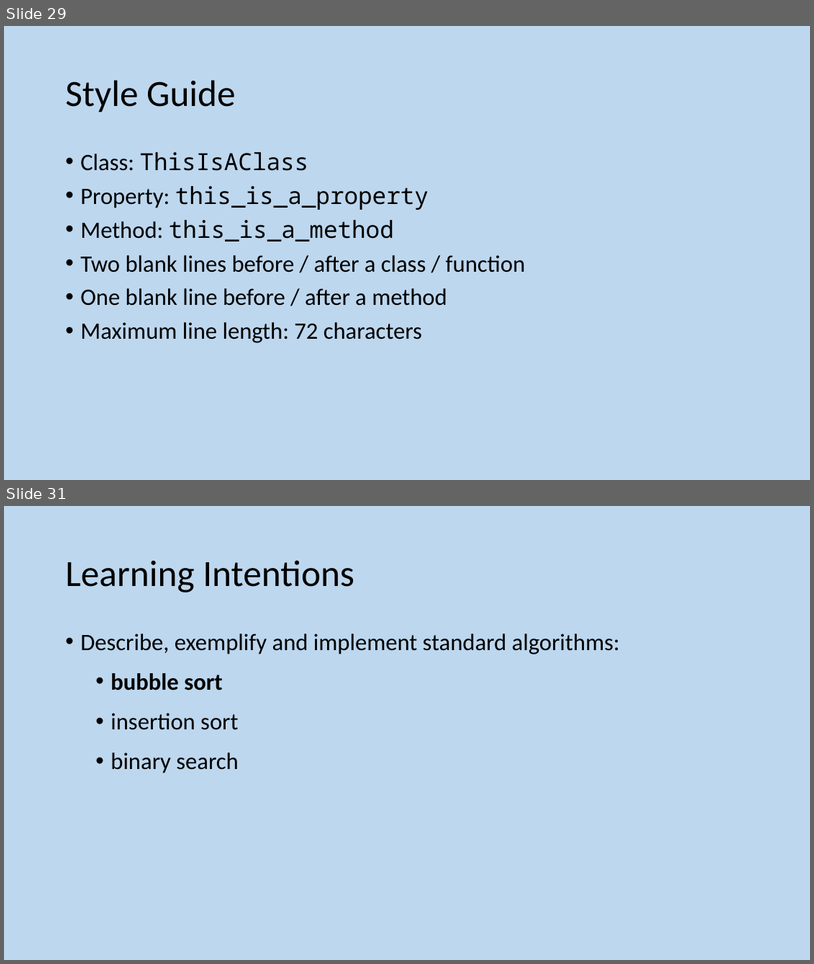
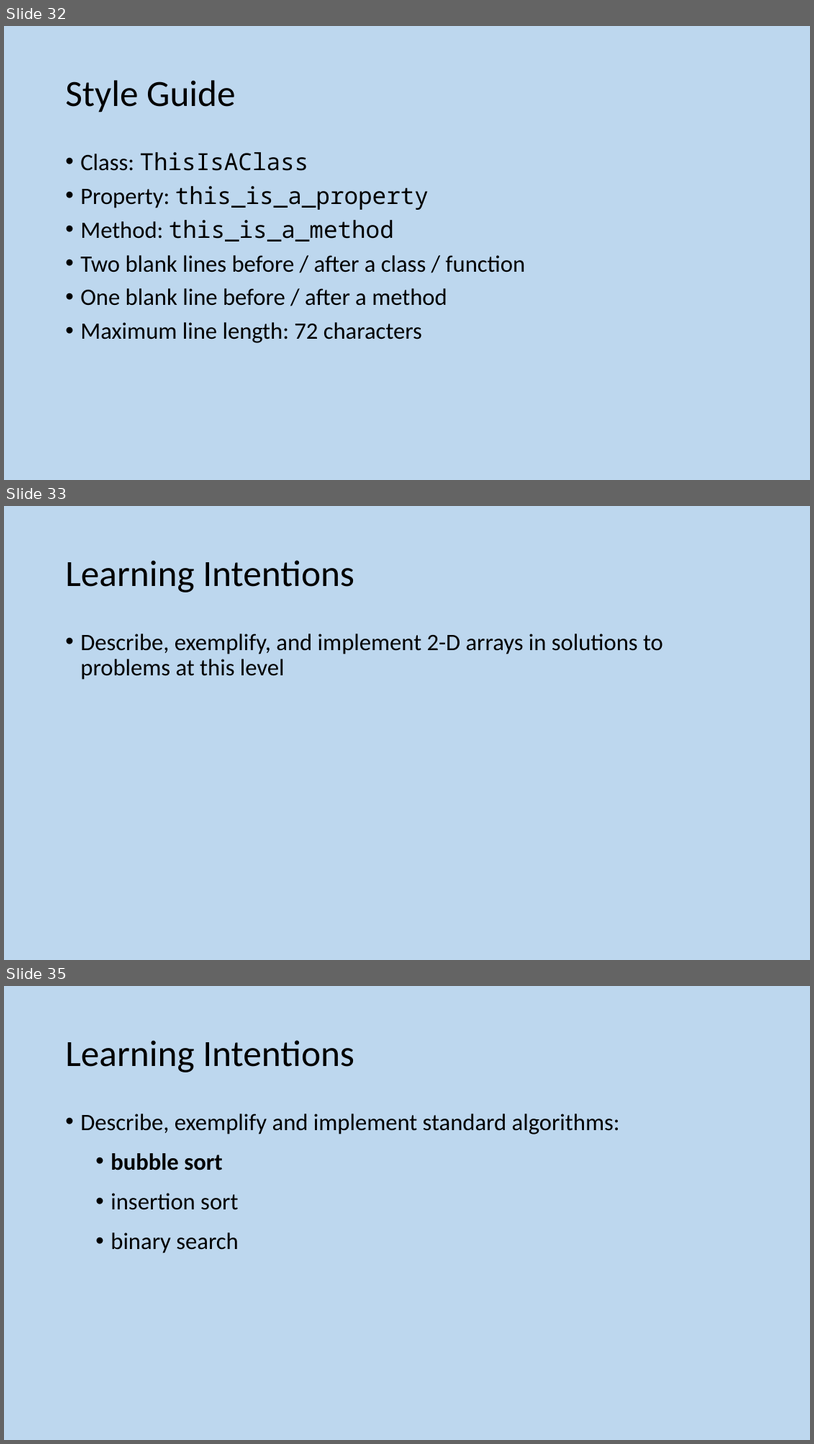
Before and after one commit to MrFriendCS/MrFriendCS.github.io, a slide deck: ah-cs/sdd/AH CS SDD Slides.pptx. Shown one above the other, each under a label of ours: slides 29 and 31 before the commit, slides 32, 33 and 35 after it; the slides between them are not shown. The pictures are 814x964 and 814x1444 pixels, drawn with LibreOffice and Linux fonts; fonts in the diff are those of the drawing. Boxes give left, top, right and bottom in pixels: in the first picture for what was removed or moved away, otherwise in the second. Text is boxed around its words. In the diff, an @@ line names an element or a change of style, - is before the commit and + after.

```diff
--- a/ah-cs/sdd/AH CS SDD Slides.pptx
+++ b/ah-cs/sdd/AH CS SDD Slides.pptx
@@ slide 33 added at (4,506,810,960), background #BDD7EE @@
@@ title added at (65,560,355,592), 44 pt, text #000000 @@
+Learning Intentions
@@ text added at (80,633,664,680), 28 pt, text #000000 @@
+• Describe, exemplify, and implement 2-D arrays in solutions to problems at this level
@@ what was slide 29 is now slide 32 @@
@@ what was slide 31 is now slide 35 @@
```
Also in this commit, not shown: 1 slide changed, 3 other slides added, 5 other files.
